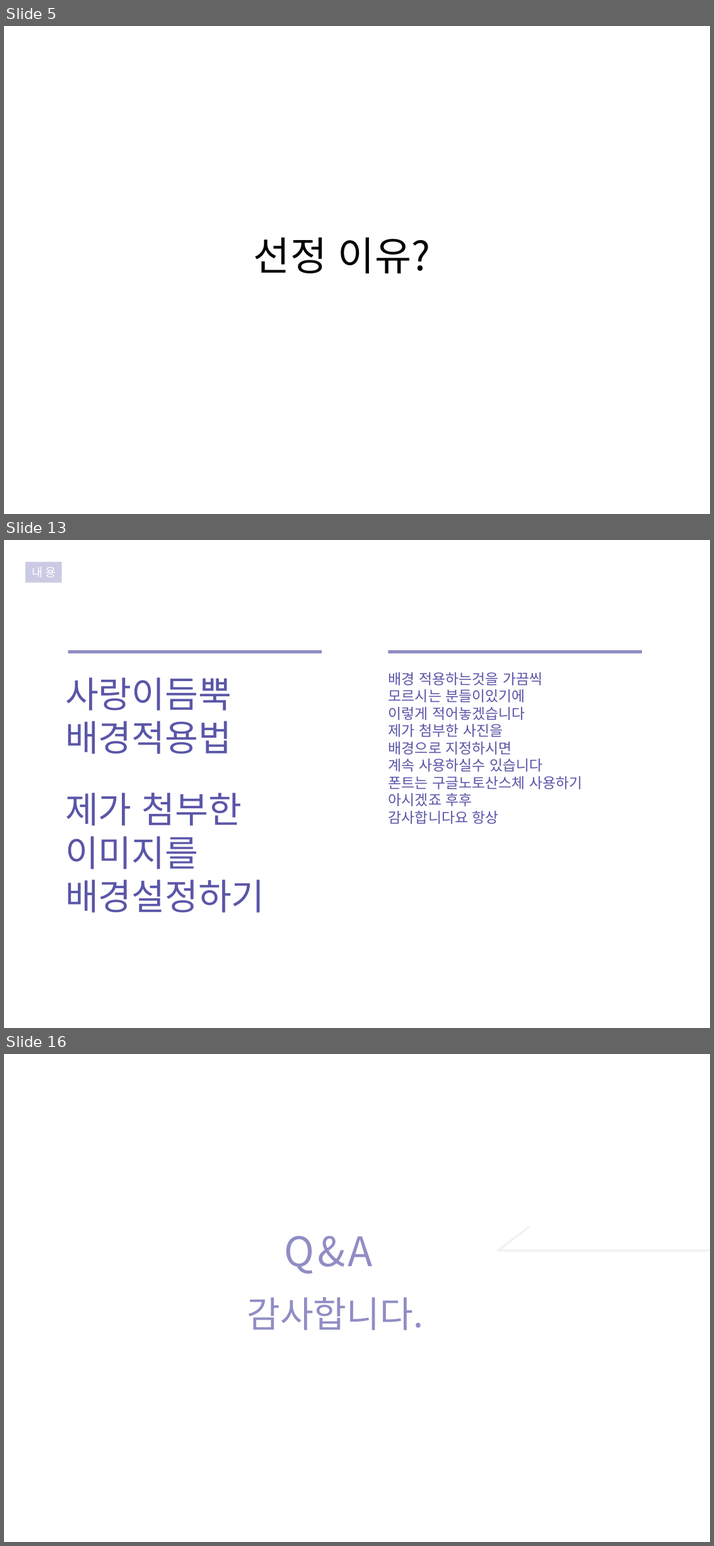
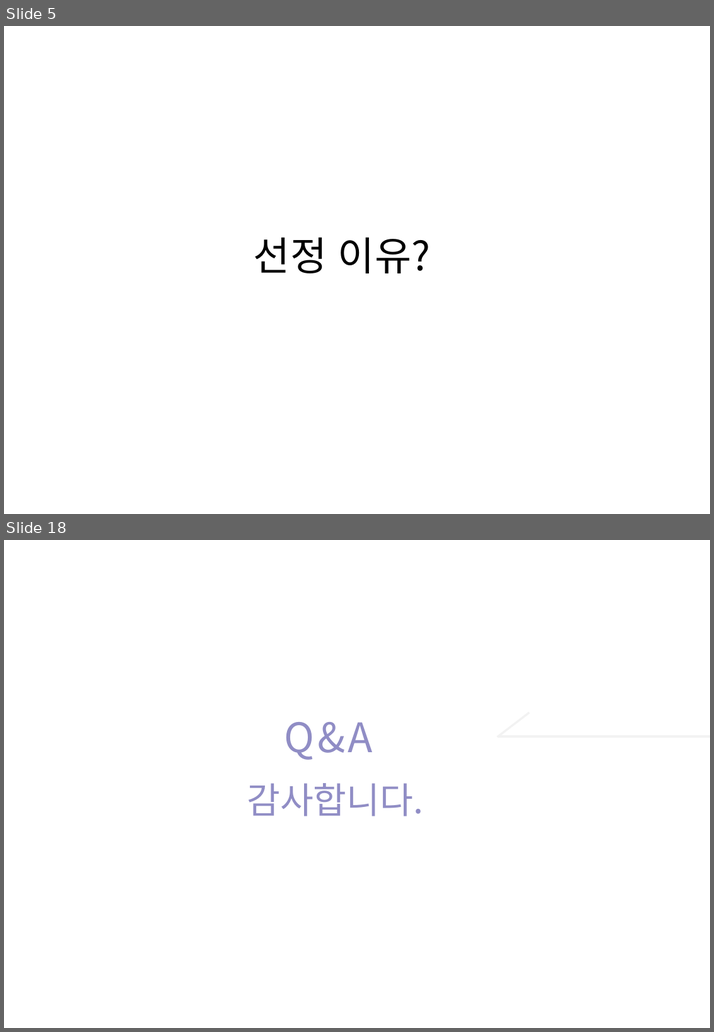
Before and after one commit to SekyuShin/FinalProject_saveFile, a slide deck: VHDL/2주차/18.11.07 - 디시설(김동욱).pptx. Shown one above the other, each under a label of ours: slides 5, 13 and 16 before the commit, slides 5 and 18 after it; the slides between them are not shown. The pictures are 714x1546 and 714x1032 pixels, drawn with LibreOffice and Linux fonts; fonts in the diff are those of the drawing; background and template pictures are left out. Boxes give left, top, right and bottom in pixels: in the first picture for what was removed or moved away, otherwise in the second. Text is boxed around its words. In the diff, an @@ line names an element or a change of style, - is before the commit and + after.

```diff
--- a/VHDL/2주차/18.11.07 - 디시설(김동욱).pptx
+++ b/VHDL/2주차/18.11.07 - 디시설(김동욱).pptx
@@ slide 13 removed at (4,540,710,1028), background picture (left out) @@
@@ rectangle removed at (25,562,62,583) @@
@@ text removed at (32,567,56,577) @@
-내용
@@ rectangle removed at (68,650,322,653) @@
@@ rectangle removed at (388,650,641,653) @@
@@ text removed at (65,677,231,754) @@
-사랑이듬뿍
-배경적용법
@@ text removed at (388,672,582,824) @@
-배경 적용하는것을 가끔씩
-모르시는 분들이있기에
-이렇게 적어놓겠습니다
-제가 첨부한 사진을
-배경으로 지정하시면
-계속 사용하실수 있습니다
-폰트는 구글노토산스체 사용하기
-아시겠죠 후후
-감사합니다요 항상
@@ text removed at (65,793,265,913) @@
-제가 첨부한
-이미지를
-배경설정하기
@@ what was slide 16 is now slide 18 @@
```
Also in this commit, not shown: 8 slides changed, 6 slides added, 3 other slides removed, 7 other files.
